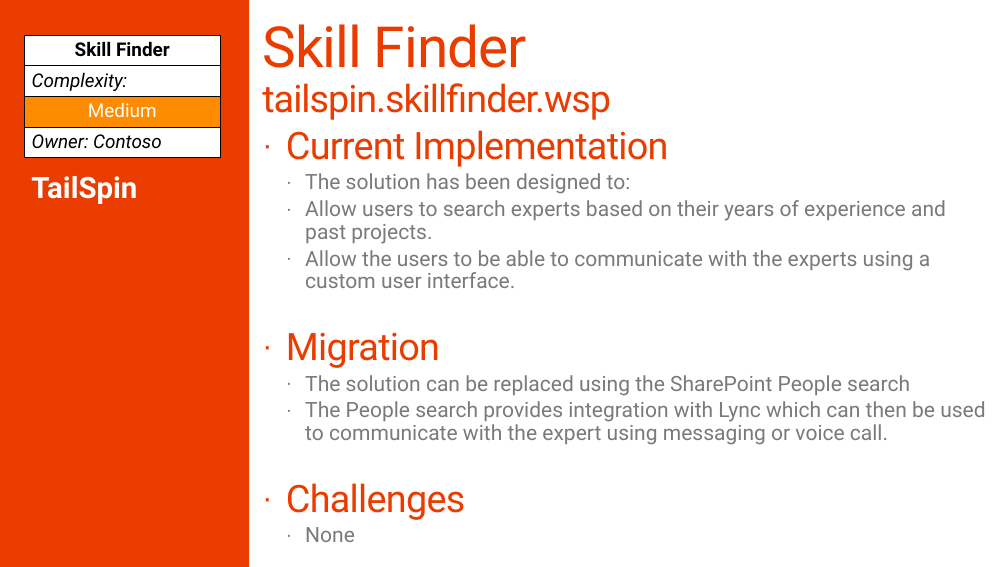
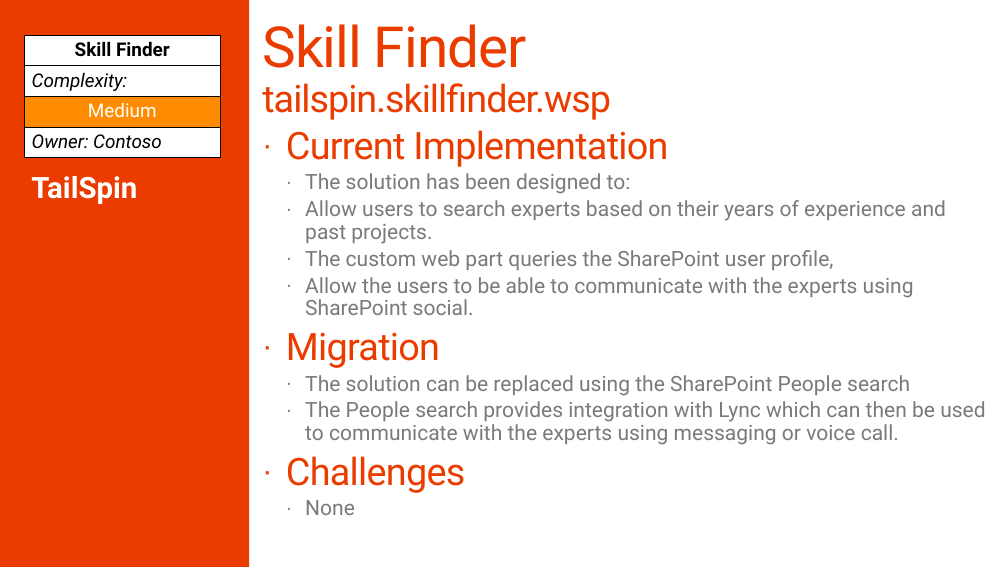
Before and after one commit to SharePoint/PnP-Guidance, a slide deck: slide 28 of PnP Transformation Process/Samples/PnP Transformation - Solution Assessment Report - Contoso.pptx. Drawn at 1008x567 pixels with LibreOffice and Linux fonts; fonts in the diff are those of the drawing; background and template pictures are left out. Boxes give left, top, right and bottom in pixels: in the first picture for what was removed or moved away, otherwise in the second. Text is boxed around its words. In the diff, an @@ line names an element or a change of style, - is before the commit and + after.

```diff
--- a/PnP Transformation Process/Samples/PnP Transformation - Solution Assessment Report - Contoso.pptx
+++ b/PnP Transformation Process/Samples/PnP Transformation - Solution Assessment Report - Contoso.pptx
@@ text at <box>305,250,914,315</box>: text changed @@
-  · Allow the users to be able to communicate with the experts using a custom user interface.
+  · The custom web part queries the SharePoint user profile,
+  · Allow the users to be able to communicate with the experts using SharePoint social.
@@ text at <box>305,401,985,445</box>: text changed @@
-  · The People search provides integration with Lync which can then be used to communicate with the expert using messaging or voice call.
+  · The People search provides integration with Lync which can then be used to communicate with the experts using messaging or voice call.
```
Also in this commit, not shown: 12 other slides changed, 3 other files.
